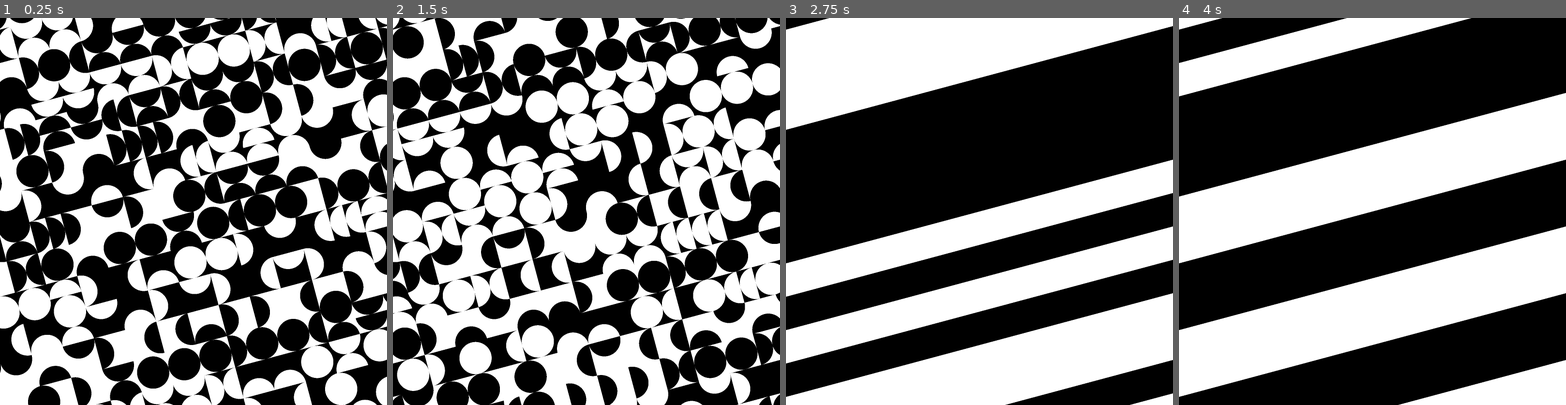
Above: before the commit, frames 1-4 (left to right).
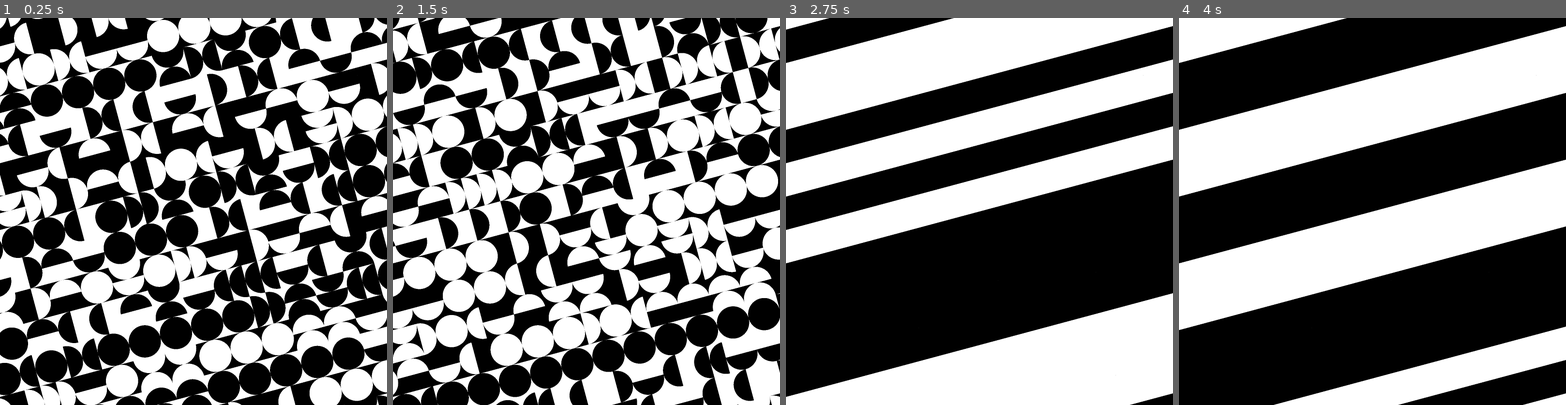
Above: after the commit, the same moments.

Repository: rio-raimundo/Sykora-painting-recreation
Game: Godot game, scene res://scenes/main.tscn
The game is run twice, just before and just after one commit, with the same random seed, the same clock (stepped at 60 frames per second) and the same inputs.
Inputs (mouse positions are in pixels of both pictures, inside the frame that each line leads up to):
- Up to frame 1 (0.25 s): no input
- Up to frame 2 (1.5 s): tap Enter at 0.5 s; move the mouse to (671, 192) at 0.52 s; tap P at 0.6 s; click (671, 192) at 0.67 s; tap Space at 1.25 s; move the mouse to (509, 230) at 1.27 s; hold S from 1.28 s (still down); tap R at 1.35 s; click (509, 230) at 1.42 s
- Up to frame 3 (2.75 s): tap Enter at 2 s; move the mouse to (1018, 126) at 2.02 s; release S at 2.03 s; tap H at 2.1 s; click (1018, 126) at 2.17 s
- Up to frame 4 (4 s): tap Space at 2.75 s; move the mouse to (1353, 288) at 2.77 s; tap C at 2.85 s; click (1353, 288) at 2.92 s; tap Enter at 3.5 s; move the mouse to (1488, 269) at 3.52 s; hold S from 3.53 s (still down); tap P at 3.6 s; click (1488, 269) at 3.67 s

The runs differ from the first frame. In frame 1, 54% of the frame differs, in the area x 0-100%, y 0-100%; in frame 2, 48%; in frame 3, 40%; in frame 4, 84%.

Commit message:
Got it kind of working as separate objects, but rotation is off

Diff:
--- a/scenes/GridSquare.tscn
+++ /dev/null
@@ -1,6 +0,0 @@
-[gd_scene load_steps=2 format=3 uid="uid://qoit2p4su6ph"]
-
-[ext_resource type="Script" uid="uid://ckkm8owygfc8a" path="res://scripts/grid_square.gd" id="1_nxtnf"]
-
-[node name="GridSquare" type="Node2D"]
-script = ExtResource("1_nxtnf")
--- /dev/null
+++ b/scenes/grid_square.tscn
@@ -0,0 +1,10 @@
+[gd_scene load_steps=2 format=3 uid="uid://cyjwv31o2mt27"]
+
+[ext_resource type="Script" uid="uid://ckkm8owygfc8a" path="res://scripts/grid_square.gd" id="1_mb54p"]
+
+[node name="GridSquare" type="Area2D"]
+script = ExtResource("1_mb54p")
+
+[node name="CollisionShape2D" type="CollisionShape2D" parent="."]
+
+[connection signal="input_event" from="." to="." method="_on_input_event"]
--- a/scenes/main.tscn
+++ b/scenes/main.tscn
@@ -1,9 +1,9 @@
 [gd_scene load_steps=3 format=3 uid="uid://d0pcaxf2op543"]
 
 [ext_resource type="Script" uid="uid://caqbfqfqy5ojt" path="res://scripts/grid.gd" id="1_o5qli"]
-[ext_resource type="PackedScene" uid="uid://qoit2p4su6ph" path="res://scenes/GridSquare.tscn" id="2_sugp2"]
+[ext_resource type="PackedScene" uid="uid://cyjwv31o2mt27" path="res://scenes/grid_square.tscn" id="2_0wfyh"]
 
 [node name="GridHandler" type="Node2D"]
 script = ExtResource("1_o5qli")
 
-[node name="GridSquare" parent="." instance=ExtResource("2_sugp2")]
+[node name="GridSquare" parent="." instance=ExtResource("2_0wfyh")]
--- a/scripts/grid.gd
+++ b/scripts/grid.gd
@@ -6,7 +6,7 @@
 const WORLD_ROTATION: float = -PI/12
 const N_SEMICIRCLE_SEGMENTS: int = 64
 
-const GridSquareScene = preload("res://scenes/GridSquare.tscn")
+const GridSquareScene = preload("res://scenes/grid_square.tscn")
 
 # Event probabilities
 # Patterns: Single semicircle against edge, double stacked semcircles, circle, two semicircles facing inwards
@@ -40,14 +40,22 @@
 		grid_squares.append([])
 		for col in range(N_DRAWN_CELLS):
 			# Centre position never changes so we can initialise it
-			var position = Vector2(
+
+			var position = _to_world([Vector2(
 				(col-EXTRA_DRAWN/2)*cell_length + cell_length/2,
 				(row-EXTRA_DRAWN/2)*cell_length + cell_length/2
+			)])
+			# Generate points RELATIVE to a centre of (0, 0) to pass in
+			var points = gen_square_points(
+				Vector2(cell_length, cell_length),
+				Vector2(0, 0),  # centre
+				WORLD_ROTATION,  # rotate by world rotation
 			)
 
 			# Initialise our grid square scene as a child and call the setup function
 			var instance = GridSquareScene.instantiate()
-			instance.setup(position)
+			instance.setup(Vector2i(row, col), position[0], points)
+			instance.square_clicked.connect(_on_grid_square_clicked)
 			add_child(instance)
 			grid_squares[row].append(instance)
 
@@ -55,6 +63,12 @@
 	_generate_grid_squares()
 	_generate_semicircles()
 	queue_redraw()
+
+func _on_grid_square_clicked(
+	id: Vector2i
+):
+	var g = grid_squares[id[0]][id[1]]
+	print(g.id)
 
 func _generate_grid_squares(
 	gen_color: bool = true,
@@ -113,7 +127,7 @@
 
 			# Define grid square attributes and draw it
 			draw_colored_polygon(
-				_to_world(gen_square_points(g.position, Vector2(cell_length, cell_length))),
+				g.points,  # already in world coordinates
 				_to_color(g.is_white)
 			)
 
@@ -122,7 +136,7 @@
 				_draw_semicircle_pattern(
 					g.position,
 					g.current_pattern_idx,
-					g.orientation,
+					g.orientation + WORLD_ROTATION,
 					_to_color(!g.is_white)
 				)
 
@@ -174,7 +188,7 @@
 		rnd_guess -= probabilities[i]
 
 func rotate_by(point: Vector2, angle: float, centre: Vector2 = Vector2(0,0)):
-	return centre + (centre-point).rotated(angle)
+	return centre + (point-centre).rotated(angle)
 
 
 # Private helpers
@@ -217,7 +231,7 @@
 		# Rotate around the centre of the SQUARE by the base rotation
 		for idx in range(len(sc_points)): sc_points[idx] = rotate_by(sc_points[idx], square_orientation, centre)
 
-		draw_polygon(_to_world(sc_points), [color])
+		draw_polygon(sc_points, [color])
 
 
 # Shape drawing functions
@@ -249,8 +263,8 @@
 	return points
 
 func gen_square_points(
-	centre: Vector2,
 	dimensions: Vector2,
+	centre: Vector2 = Vector2(0, 0),
 	angle: float = 0
 ):
 	var points = [
--- a/scripts/grid_square.gd
+++ b/scripts/grid_square.gd
@@ -1,6 +1,15 @@
-extends Node2D
+extends Area2D
+
+# Not sure exactly how this works yet
+signal square_clicked(id: Vector2i)
+
 
 # Initialise variables
+var shape: ConvexPolygonShape2D
+
+# Position is a default property of Area2D so no need to redefine it
+var id: Vector2i
+var points: PackedVector2Array
 var is_white: bool
 var initial_pattern_idx: int
 
@@ -8,12 +17,30 @@
 var current_pattern_idx: int = 0
 
 func setup(
+	id: Vector2i,
 	position: Vector2,
+	points: PackedVector2Array,
 	is_white: bool = false,
 	initial_pattern_idx: int = 0,
 	orientation: float = 0,
 ):
+	self.id = id
 	self.position = position
 	self.is_white = is_white
 	self.initial_pattern_idx = initial_pattern_idx
 	self.orientation = orientation
+
+	# Get absolute points for self
+	var abs_points = []
+	for point in points: abs_points.append(point + position)
+	self.points = abs_points
+
+	# Initialise collision bounding box using points
+	shape = ConvexPolygonShape2D.new()
+	shape.points = points  # shape.points is RELATIVE
+	$CollisionShape2D.shape = shape
+
+# This function has been linked with a 'signal' to respond to input events for that object
+func _on_input_event(viewport: Node, event: InputEvent, shape_idx: int) -> void:
+	if event is InputEventMouseButton and event.pressed and event.button_index == MOUSE_BUTTON_LEFT:
+		square_clicked.emit(self.id)
